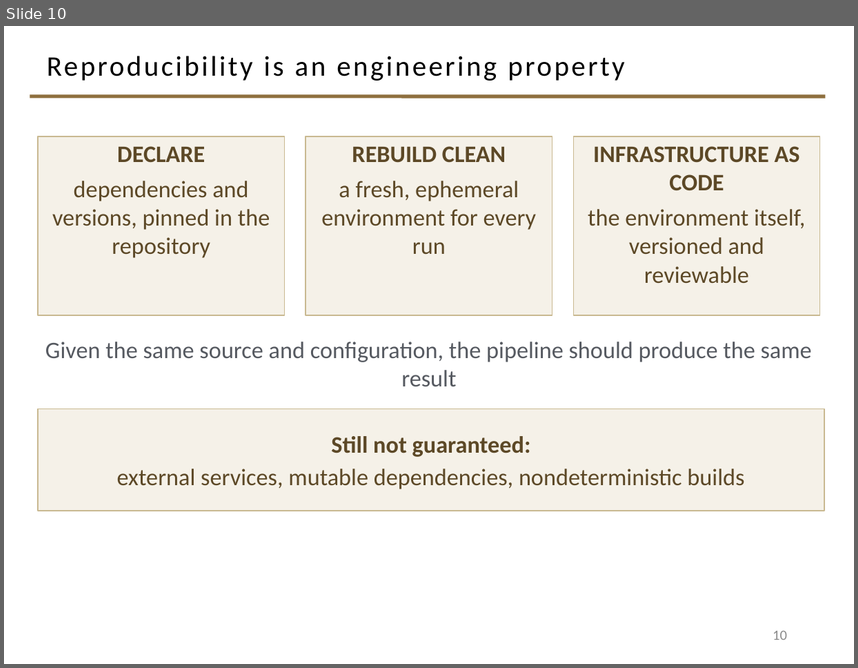
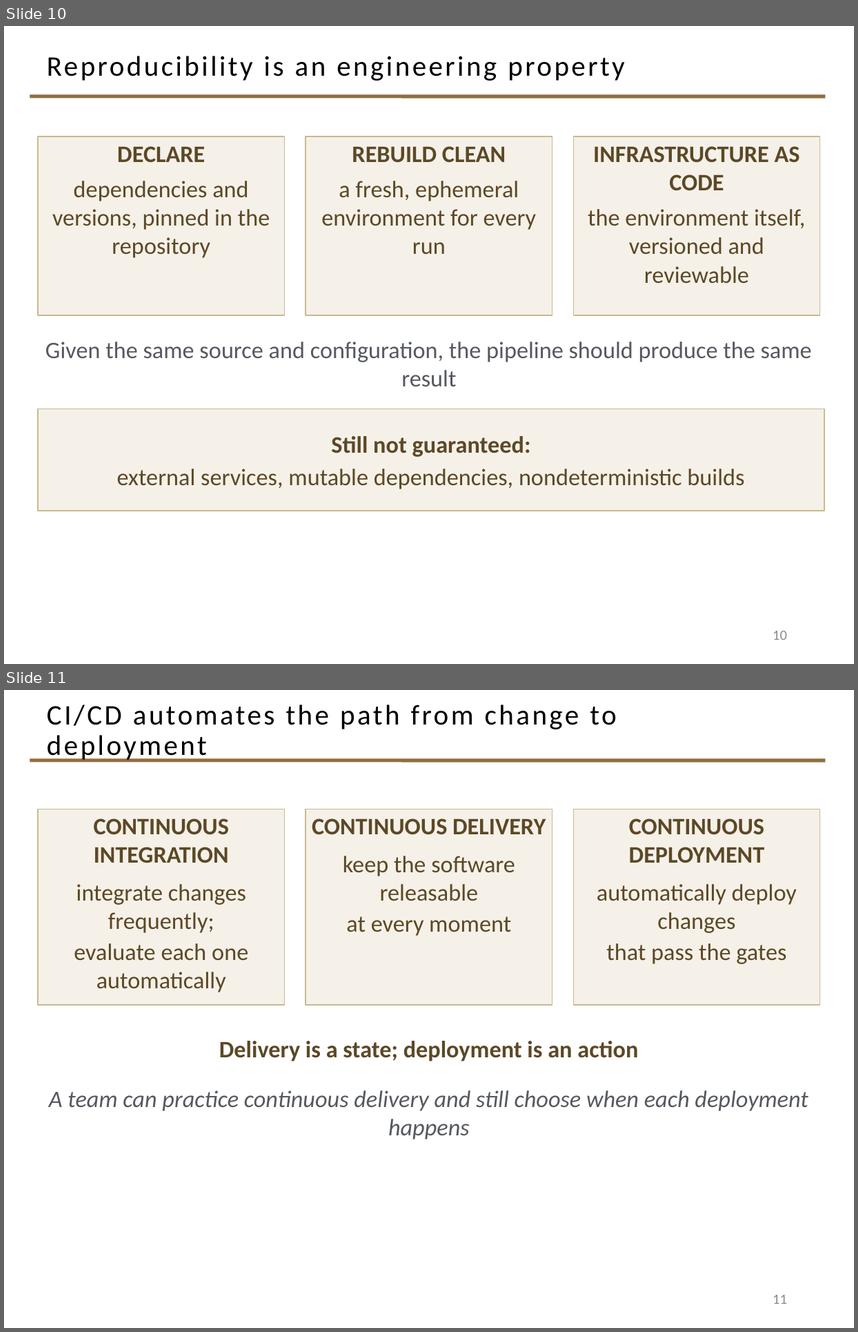
Before and after one commit to davisjam/model-based-agentic-software-engineering, a slide deck: course/lectures/act-3-software-in-the-world/02-compute-environments-and-data-management/3-1-Compute-Environments-and-Deployment.pptx. Shown one above the other, each under a label of ours: slide 10 before the commit, slides 10 and 11 after it. The pictures are 858x668 and 858x1332 pixels, drawn with LibreOffice and Linux fonts; fonts in the diff are those of the drawing; background and template pictures are left out. Boxes give left, top, right and bottom in pixels: in the first picture for what was removed or moved away, otherwise in the second. Text is boxed around its words. In the diff, an @@ line names an element or a change of style, - is before the commit and + after.

```diff
--- a/course/lectures/act-3-software-in-the-world/02-compute-environments-and-data-management/3-1-Compute-Environments-and-Deployment.pptx
+++ b/course/lectures/act-3-software-in-the-world/02-compute-environments-and-data-management/3-1-Compute-Environments-and-Deployment.pptx
@@ slide 11 added at <box>4,690,854,1328</box>, background #FFFFFF; not listed: 1 template element that a slide beside it also shows @@
@@ title added at <box>47,704,616,762</box>, 24 pt, text #000000 @@
+CI/CD automates the path from change to deployment
@@ rectangle added at <box>38,809,285,1005</box>, fill #F5F1E8, outline #C9B991 1 pt, 20 pt, text #5C4826 @@
+CONTINUOUS INTEGRATION
+integrate changes frequently;
+evaluate each one automatically
@@ rectangle added at <box>306,809,553,1005</box>, fill #F5F1E8, outline #C9B991 1 pt, 20 pt, text #5C4826 @@
+CONTINUOUS DELIVERY
+keep the software releasable
+at every moment
@@ rectangle added at <box>573,809,820,1005</box>, fill #F5F1E8, outline #C9B991 1 pt, 20 pt, text #5C4826 @@
+CONTINUOUS DEPLOYMENT
+automatically deploy changes
+that pass the gates
@@ text added at <box>219,1041,638,1061</box>, 20 pt, text #5C4826, bold @@
+Delivery is a state; deployment is an action
@@ text added at <box>49,1090,808,1139</box>, 20 pt, text #555960, italic @@
+A team can practice continuous delivery and still choose when each deployment happens
@@ page number added at <box>773,1294,787,1303</box>, 12 pt, text #8C8C8C @@
+11
```
Also in this commit, not shown: 4 other slides added.
